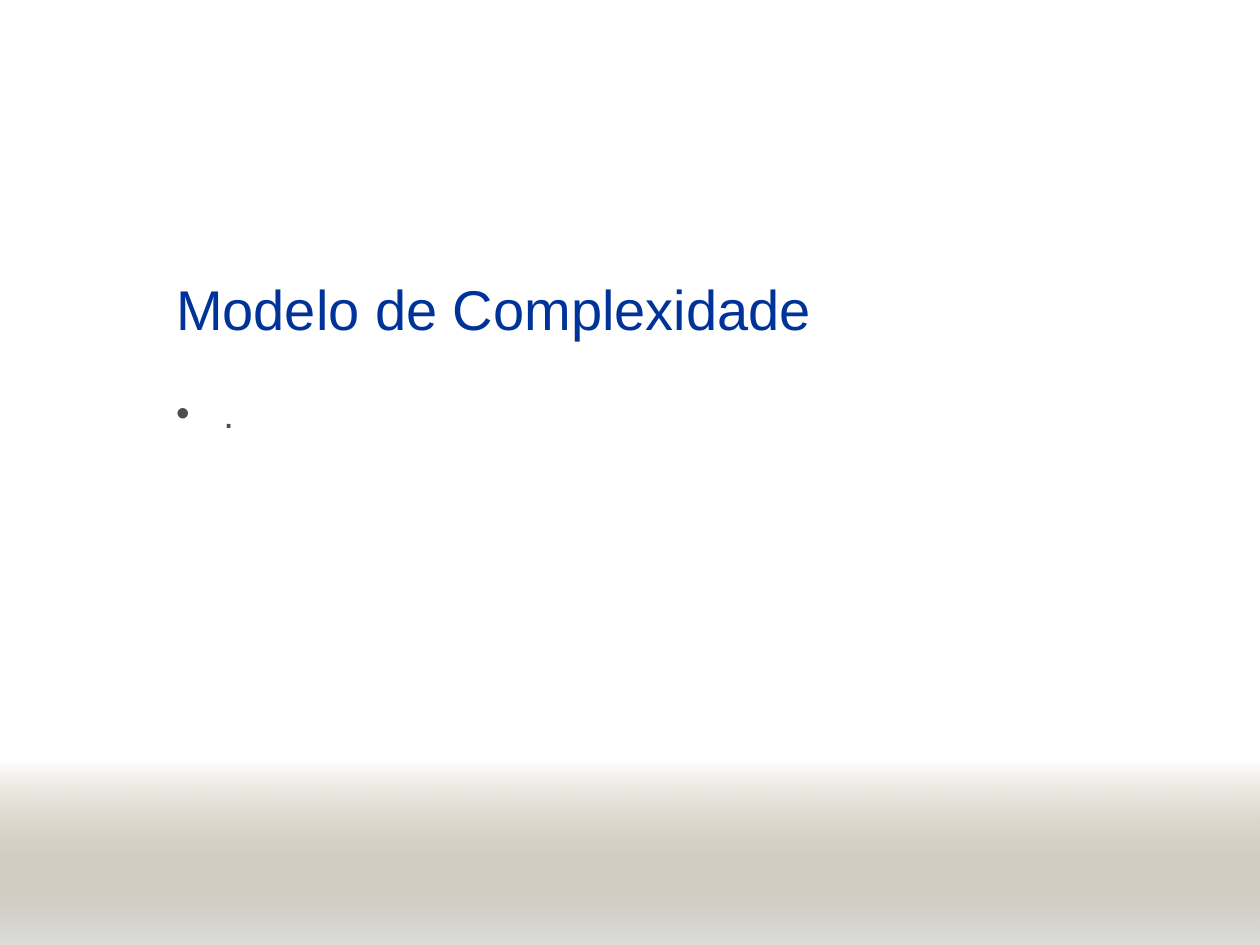
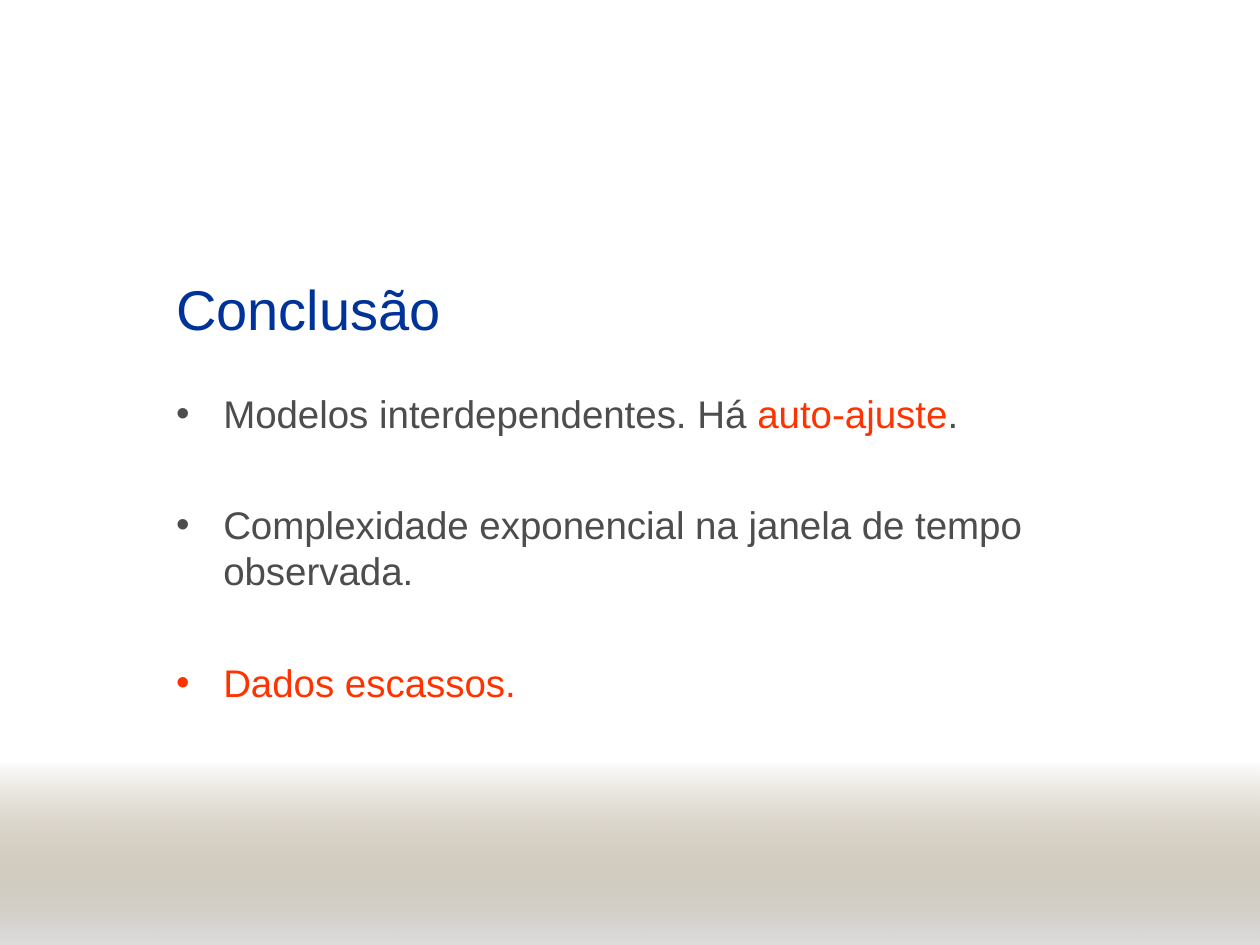
Before and after one commit to henriquekano/horie-dev, a slide deck: slide 16 of trunk/Documents/PCS 2058 - Engenharia de Informação/Systems Complexity/parv.ppt. Drawn at 1260x945 pixels with LibreOffice and Linux fonts; fonts in the diff are those of the drawing; background and template pictures are left out. Boxes give left, top, right and bottom in pixels: in the first picture for what was removed or moved away, otherwise in the second. Text is boxed around its words. In the diff, an @@ line names an element or a change of style, - is before the commit and + after.

```diff
--- a/trunk/Documents/PCS 2058 - Engenharia de Informação/Systems Complexity/parv.ppt
+++ b/trunk/Documents/PCS 2058 - Engenharia de Informação/Systems Complexity/parv.ppt
@@ title at [176,289,441,331]: text changed @@
-Modelo de Complexidade
+Conclusão
@@ text removed at [164,383,1216,888] @@
-• .
@@ text added at [223,399,1022,698], 22 pt, text #4D4D4D @@
+• Modelos interdependentes. Há auto-ajuste.
+• Complexidade exponencial na janela de tempo observada.
+• Dados escassos.
```
Also in this commit, not shown: 2 slides removed.
